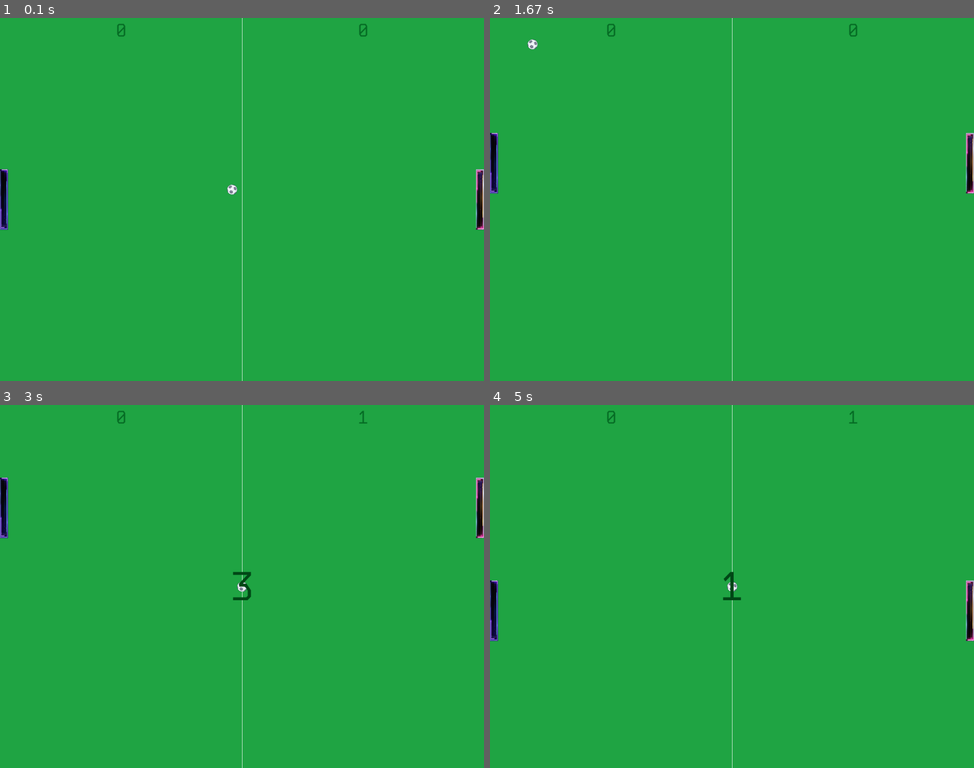
Above: before the commit, frames 1-4 (two rows, left to right).
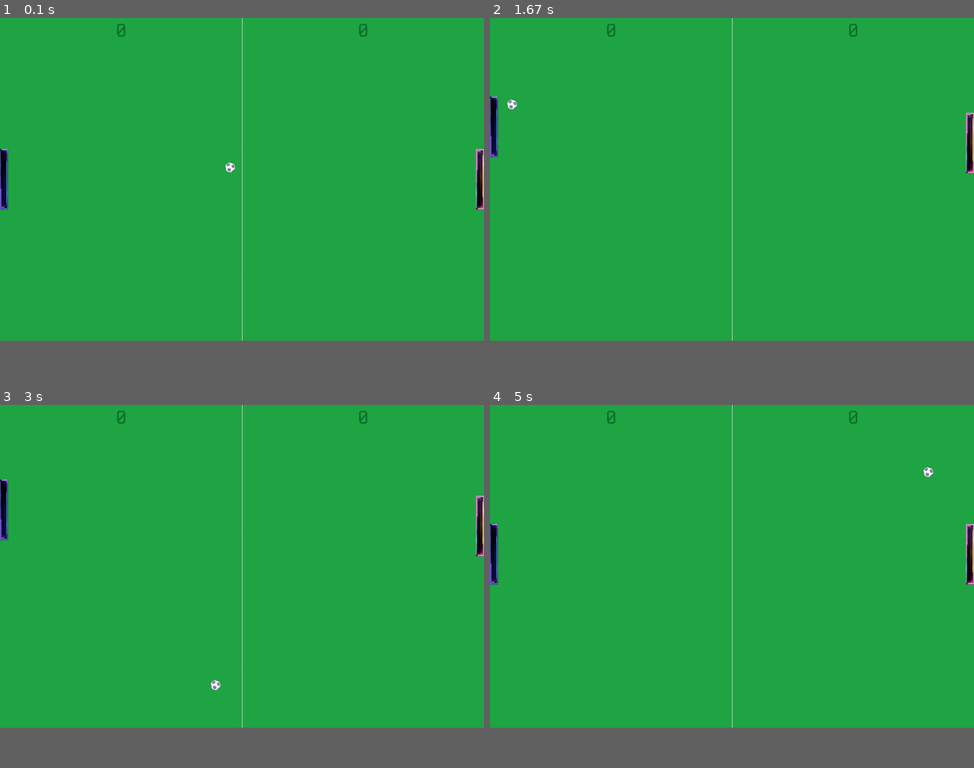
Above: after the commit, the same moments.

Repository: mm-89615/PyGame_Pong
Game: pygame game, started from pong.py
Two runs of this game, one before a commit and one after it. Both use one fixed random seed, a clock stepped at 60 frames per second and the inputs below.
Inputs:
- Up to frame 1 (0.1 s): no input
- Up to frame 2 (1.67 s): hold Right 0.33-0.8 s; hold Right 0.83-1.3 s; hold D 0.83-1.3 s; hold Left from 1.33 s (still down); hold A from 1.33 s (still down)
- Up to frame 3 (3 s): release Left at 1.87 s; release A at 1.87 s; hold Left 1.9-2.3 s; hold A 1.9-2.3 s; hold Right 2.33-2.97 s; hold D 2.33-2.97 s
- Up to frame 4 (5 s): hold Left 3-3.47 s; hold A 3-3.47 s; hold Right 3.5-3.97 s; hold D 3.5-3.97 s; hold Right 4-4.47 s; hold D 4-4.47 s; hold Left from 4.5 s (still down); hold A from 4.5 s (still down)
In our replay, the window is 900x675 before the commit and 900x600 after it. These sizes can differ from the game's own. Grey fills any space a smaller window leaves; there, only what the larger window draws over its background counts as a difference.

The runs differ from the first frame. In frame 1, 0.7% of the frame differs, in the area x 0-100%, y 36-100%; in frame 2, 0.9%; in frame 3, 0.6%; in frame 4, 1.3%, in the area x 0-100%, y 1-100%.

Commit message:
update ball movement

Diff:
--- a/ball.py
+++ b/ball.py
@@ -21,6 +21,13 @@
         # Случайное направление движения мяча при старте
         self.direction_x = random.choice([1, -1])
         self.direction_y = random.choice([1, -1])
+        # Направления движений мяча
+        self.direction = {
+            'UP_LEFT': (-1, -1),
+            'UP_RIGHT': (1, -1),
+            'DOWN_LEFT': (-1, 1),
+            'DOWN_RIGHT': (1, 1),
+        }
 
     def update(self):
         """ Обновление позиции мяча """
@@ -39,10 +46,6 @@
         """ Координаты центра для мяча """
         self.rect.center = (SCREEN_WIDTH / 2, SCREEN_HEIGHT / 2)
 
-    def change_direction_x(self):
-        """ Смена направления по Х при ударе """
-        self.direction_x *= -1
-
     def change_direction_y(self):
         """ Смена направления по Y при ударе """
         self.direction_y *= -1
--- a/pong.py
+++ b/pong.py
@@ -36,9 +36,12 @@
         # Обратный отсчет при голе
         self.countdown = pygame.USEREVENT + 1
         self.counter = 3
-        self.timer_font = pygame.font.Font('fonts/KodeMono.ttf', FONS_SIZE_GOAL_TIMER)
-        self.timer_text = self.timer_font.render(f"{self.counter}", True, TIMER_COLOR)
-        self.timer_rect = self.timer_text.get_rect(center=(SCREEN_WIDTH / 2, SCREEN_HEIGHT / 2))
+        self.timer_font = pygame.font.Font('fonts/KodeMono.ttf',
+                                           FONS_SIZE_GOAL_TIMER)
+        self.timer_text = self.timer_font.render(f"{self.counter}", True,
+                                                 TIMER_COLOR)
+        self.timer_rect = self.timer_text.get_rect(
+            center=(SCREEN_WIDTH / 2, SCREEN_HEIGHT / 2))
 
     def game_running(self):
         """ Запуск основного цикла игры """
@@ -72,7 +75,8 @@
         """ Отрисовка объектов на экране """
         # Прорисовка игрового поля
         self.screen.fill(BG_COLOR)
-        pygame.draw.line(self.screen, BG_LINE_COLOR, (SCREEN_WIDTH / 2, 0), (SCREEN_WIDTH / 2, SCREEN_HEIGHT))
+        pygame.draw.line(self.screen, BG_LINE_COLOR, (SCREEN_WIDTH / 2, 0),
+                         (SCREEN_WIDTH / 2, SCREEN_HEIGHT))
         # Прорисовка игроков
         self.player1.blit()
         self.player2.blit()
@@ -82,7 +86,8 @@
         self.ball.blit()
         # Отрисовка таймера если забит гол
         if self.is_goal:
-            self.timer_text = self.timer_font.render(f"{self.counter}", True, TIMER_COLOR)
+            self.timer_text = self.timer_font.render(f"{self.counter}", True,
+                                                     TIMER_COLOR)
             self.screen.blit(self.timer_text, self.timer_rect)
 
     def check_events(self):
@@ -113,11 +118,67 @@
     def check_collisions(self):
         """ Отслеживание столкновение мяча с игроками и смена направления"""
         # Столкновение с первым игроком
-        if pygame.Rect.colliderect(self.ball.rect, self.player1.rect):
-            self.ball.change_direction_x()
+        # Движение мяча ВЕРХ ЛЕВО
+        if (self.ball.direction_x, self.ball.direction_y) == \
+                self.ball.direction['UP_LEFT']:
+            # Столкновение мяча с платформой справа
+            if pygame.Rect.colliderect(self.ball.rect, self.player1.rect) and (
+                    (self.ball.rect.centery <= self.player1.rect.bottom) and (
+                    self.ball.rect.left <= self.player1.rect.right)):
+                self.ball.direction_x, self.ball.direction_y = \
+                    self.ball.direction['UP_RIGHT']
+            # Столкновение мяча с платформой снизу
+            if pygame.Rect.colliderect(self.ball.rect, self.player1.rect) and (
+                    (self.ball.rect.centerx <= self.player1.rect.right) and (
+                    self.ball.rect.top <= self.player1.rect.bottom)):
+                self.ball.direction_x, self.ball.direction_y = \
+                    self.ball.direction['DOWN_LEFT']
+        # Движение мяча ВНИЗ ЛЕВО
+        elif (self.ball.direction_x, self.ball.direction_y) == \
+                self.ball.direction['DOWN_LEFT']:
+            # Столкновение мяча с платформой справа
+            if pygame.Rect.colliderect(self.ball.rect, self.player1.rect) and (
+                    (self.ball.rect.centery >= self.player1.rect.top) and (
+                    self.ball.rect.left <= self.player1.rect.right)):
+                self.ball.direction_x, self.ball.direction_y = \
+                    self.ball.direction['DOWN_RIGHT']
+            # Столкновение мяча с платформой сверху
+            if pygame.Rect.colliderect(self.ball.rect, self.player1.rect) and (
+                    (self.ball.rect.centerx <= self.player1.rect.right) and (
+                    self.ball.rect.bottom >= self.player1.rect.top)):
+                self.ball.direction_x, self.ball.direction_y = \
+                    self.ball.direction['UP_LEFT']
         # Столкновение со вторым игроком
-        if pygame.Rect.colliderect(self.ball.rect, self.player2.rect):
-            self.ball.change_direction_x()
+        # Движение мяча ВЕРХ ПРАВО
+        if (self.ball.direction_x, self.ball.direction_y) == \
+                self.ball.direction['UP_RIGHT']:
+            # Столкновение мяча с платформой слева
+            if pygame.Rect.colliderect(self.ball.rect, self.player2.rect) and (
+                    (self.ball.rect.centery <= self.player2.rect.bottom) and (
+                    self.ball.rect.right >= self.player2.rect.left)):
+                self.ball.direction_x, self.ball.direction_y = \
+                    self.ball.direction['UP_LEFT']
+            # Столкновение мяча с платформой снизу
+            if pygame.Rect.colliderect(self.ball.rect, self.player2.rect) and (
+                    (self.ball.rect.centerx >= self.player2.rect.left) and (
+                    self.ball.rect.top <= self.player2.rect.bottom)):
+                self.ball.direction_x, self.ball.direction_y = \
+                    self.ball.direction['DOWN_RIGHT']
+        # Движение мяча ВНИЗ ПРАВО
+        elif (self.ball.direction_x, self.ball.direction_y) == \
+                self.ball.direction['DOWN_RIGHT']:
+            # Столкновение мяча с платформой слева
+            if pygame.Rect.colliderect(self.ball.rect, self.player2.rect) and (
+                    (self.ball.rect.centery >= self.player2.rect.top) and (
+                    self.ball.rect.right >= self.player2.rect.left)):
+                self.ball.direction_x, self.ball.direction_y = \
+                    self.ball.direction['DOWN_LEFT']
+            # Столкновение мяча с платформой сверху
+            if pygame.Rect.colliderect(self.ball.rect, self.player2.rect) and (
+                    (self.ball.rect.centerx >= self.player2.rect.left) and (
+                    self.ball.rect.bottom >= self.player2.rect.top)):
+                self.ball.direction_x, self.ball.direction_y = \
+                    self.ball.direction['UP_RIGHT']
 
     def check_goal(self):
         """ Проверка ушел ли мяч за края """
--- a/settings.py
+++ b/settings.py
@@ -1,6 +1,6 @@
 # Настройки игрового окна
 SCREEN_WIDTH = 1200
-SCREEN_HEIGHT = 900
+SCREEN_HEIGHT = 800
 FPS = 60
 # Размер шрифта
 FONS_SIZE_SCORE = 45
@@ -18,9 +18,9 @@
 # Размер шрифта в меню
 FONS_SIZE_PAUSE_MENU = 150
 # Цвет шрифта при паузе
-MENU_TEXT_COLOR = (0,0,0)
+MENU_TEXT_COLOR = (0, 0, 0)
 
 # Настройки игрока
-SPEEED_PLAYER = 15
+SPEEED_PLAYER = 10
 # Настройки мяча
-SPEEED_BALL = 5
+SPEEED_BALL = 6
